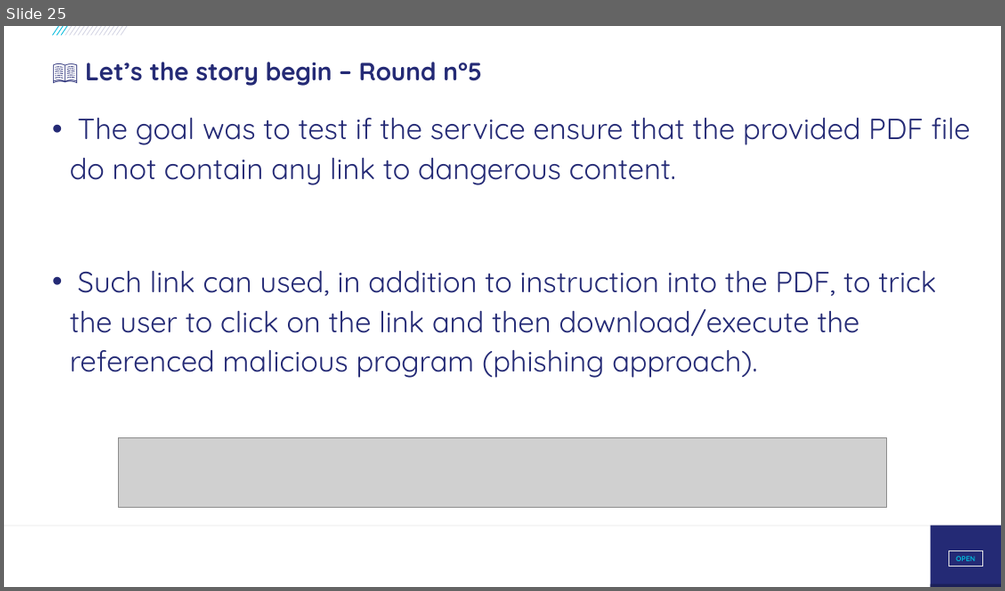
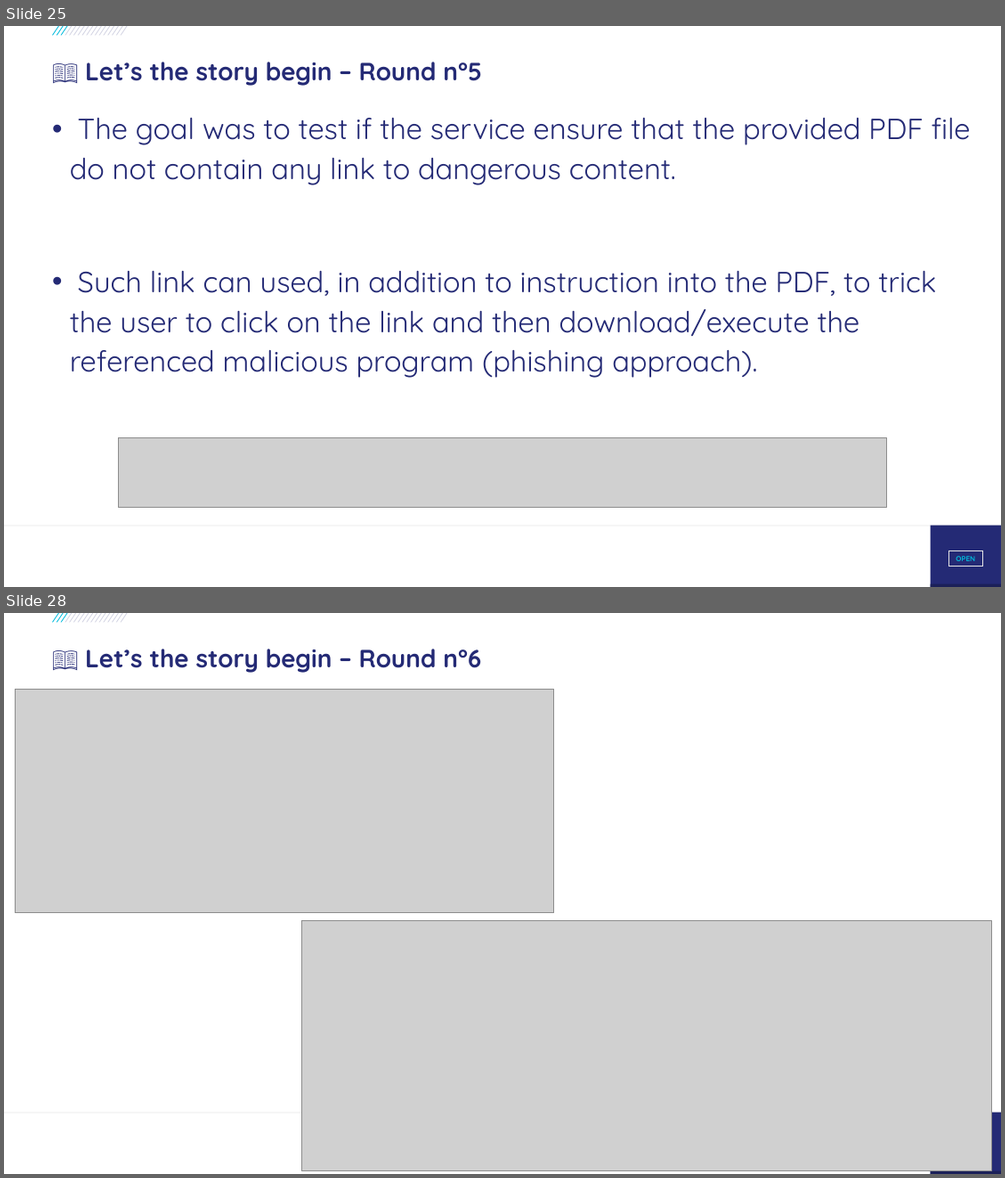
Before and after one commit to righettod/voxxeddays-lux-2026, a slide deck: presentation.pptx. Shown one above the other, each under a label of ours: slide 25 before the commit, slides 25 and 28 after it; the slides between them are not shown. The pictures are 1005x591 and 1005x1178 pixels, drawn with LibreOffice and Linux fonts; fonts in the diff are those of the drawing; grey boxes stand for pictures; background and template pictures are left out. Boxes give left, top, right and bottom in pixels: in the first picture for what was removed or moved away, otherwise in the second. Text is boxed around its words. In the diff, an @@ line names an element or a change of style, - is before the commit and + after.

```diff
--- a/presentation.pptx
+++ b/presentation.pptx
@@ slide 28 added at (4, 613, 1001, 1174), background #FFFFFF; not listed: 20 template elements that a slide beside it also shows @@
@@ title added at (85, 649, 481, 673), 24 pt, text #242A75, bold @@
+📖 Let’s the story begin – Round n°6
@@ picture added at (15, 689, 554, 913) @@
@@ picture added at (301, 921, 991, 1171) @@
```
Also in this commit, not shown: 2 slides changed, 4 other slides added, 4 other files.
